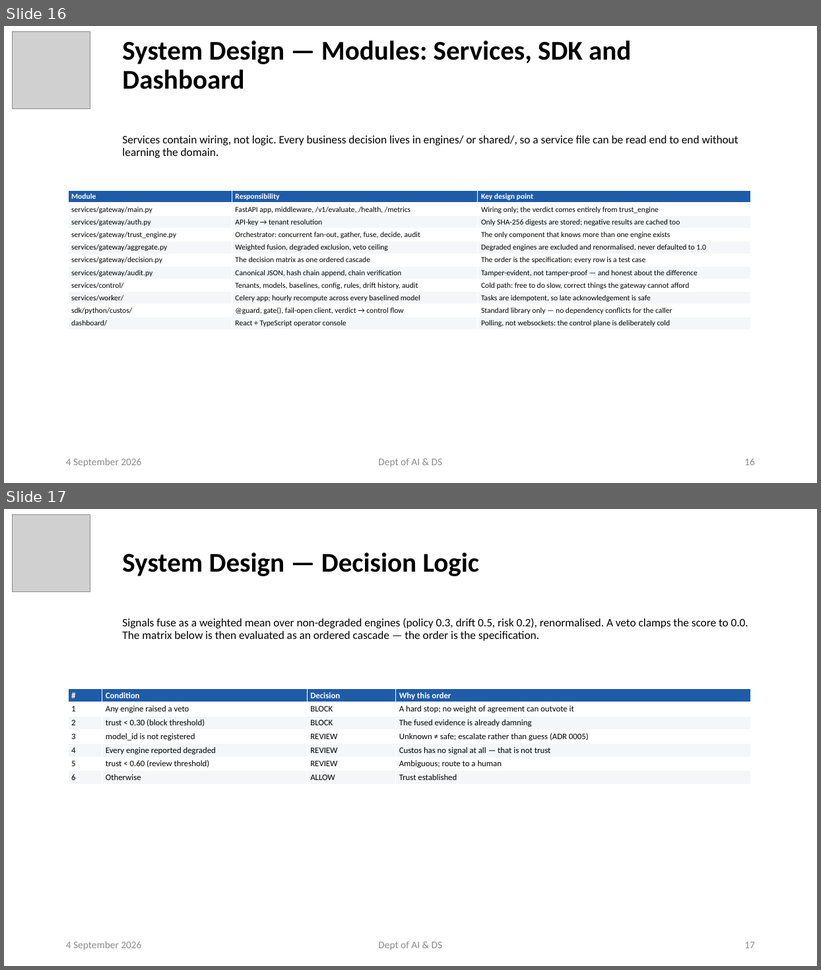
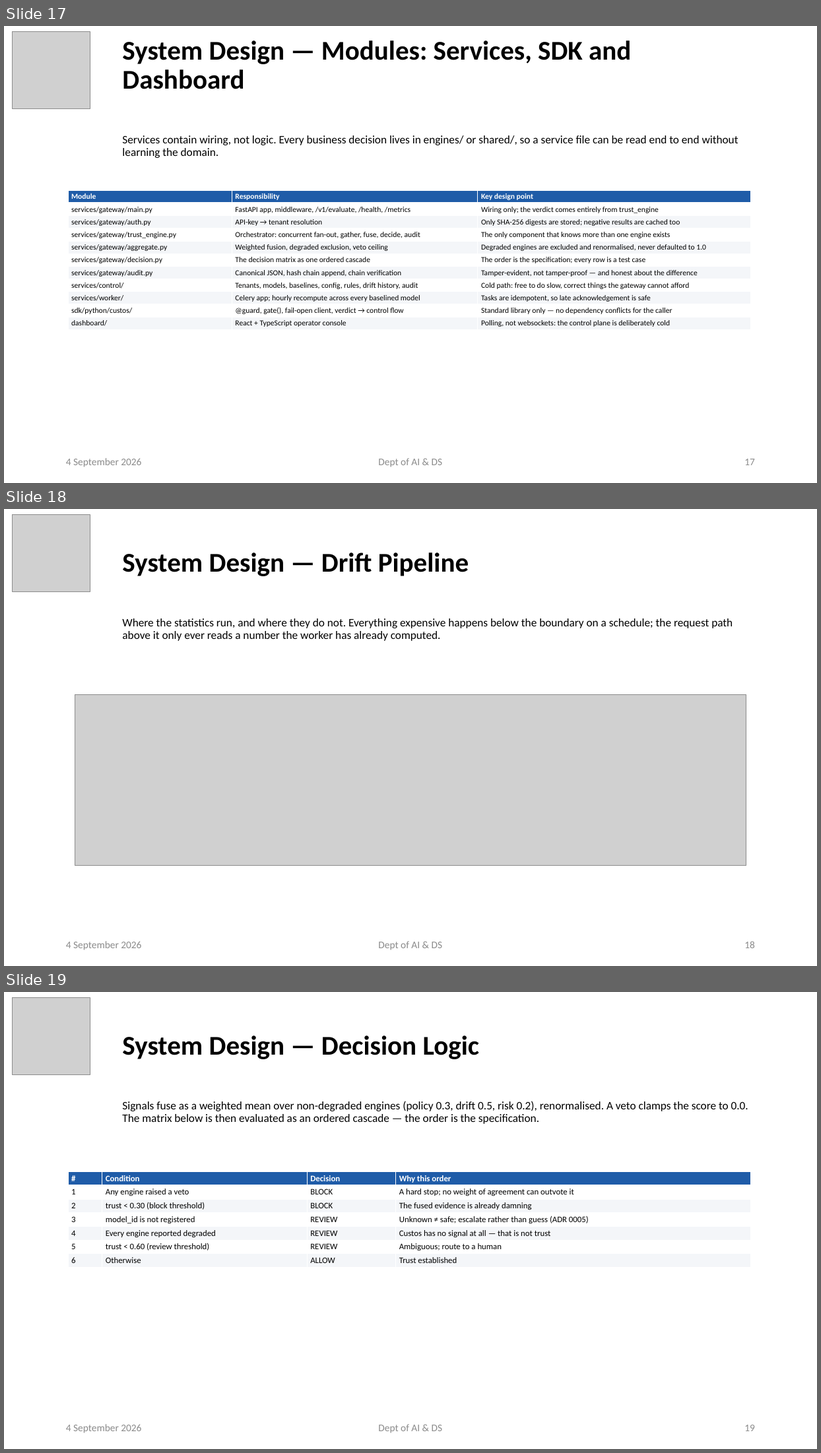
Before and after one commit to ayushpandey0201/custos, a slide deck: docs/presentations/Custos_Phase2_Review1.pptx. Shown one above the other, each under a label of ours: slides 16 and 17 before the commit, slides 17, 18 and 19 after it. The pictures are 821x970 and 821x1453 pixels, drawn with LibreOffice and Linux fonts; fonts in the diff are those of the drawing; grey boxes stand for pictures. Boxes give left, top, right and bottom in pixels: in the first picture for what was removed or moved away, otherwise in the second. Text is boxed around its words. In the diff, an @@ line names an element or a change of style, - is before the commit and + after.

```diff
--- a/docs/presentations/Custos_Phase2_Review1.pptx
+++ b/docs/presentations/Custos_Phase2_Review1.pptx
@@ slide 18 added at (x1=4, y1=509, x2=817, y2=966), background #FFFFFF @@
@@ picture added at (x1=13, y1=514, x2=90, y2=592) @@
@@ title added at (x1=122, y1=553, x2=469, y2=576), 32 pt, text #000000, bold @@
+System Design — Drift Pipeline
@@ subtitle added at (x1=122, y1=619, x2=733, y2=641), 13.5 pt, text #000000 @@
+Where the statistics run, and where they do not. Everything expensive happens below the boundary on a schedule; the request path above it only ever reads a number the worker has already computed.
@@ picture added at (x1=75, y1=695, x2=746, y2=866) @@
@@ text added at (x1=66, y1=941, x2=141, y2=951), 12 pt, text #8C8C8C @@
+4 September 2026
@@ text added at (x1=378, y1=941, x2=443, y2=951), 12 pt, text #8C8C8C @@
+Dept of AI & DS
@@ page number added at (x1=745, y1=941, x2=755, y2=949), 12 pt, text #8C8C8C @@
+18
@@ what was slide 16 is now slide 17 @@
@@ page number at (x1=745, y1=459, x2=755, y2=466): text changed @@
-16
+17
@@ what was slide 17 is now slide 19 @@
@@ page number at (x1=745, y1=1425, x2=755, y2=1432): text changed @@
-17
+19
```
Also in this commit, not shown: 1 slide changed, 2 other slides added, 6 other files.
